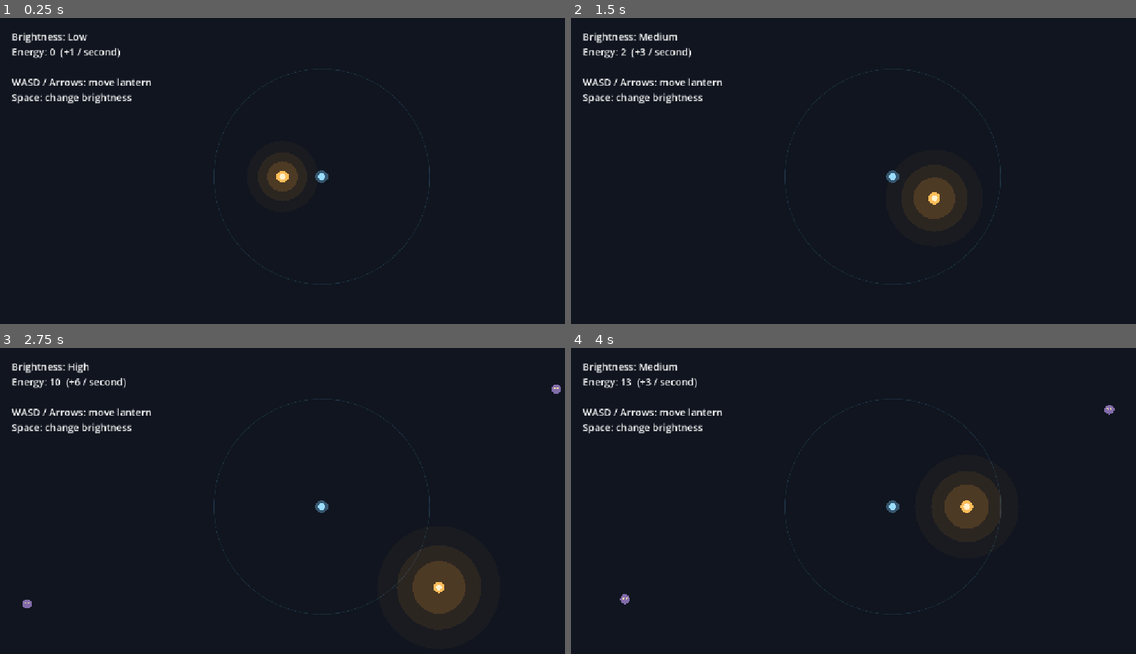
Above: before the commit, frames 1-4 (two rows, left to right).
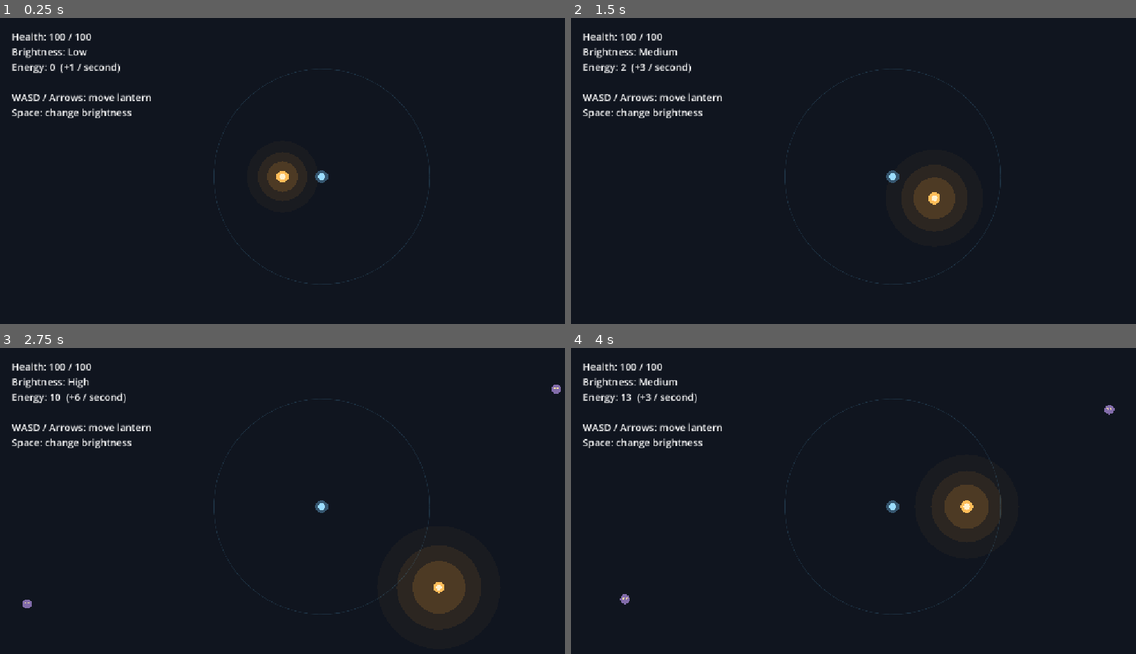
Above: after the commit, the same moments.

Repository: pelletiermaxime/little-last-light
Game: Godot game, scene res://main.tscn
Same seed, same stepped clock (60 frames per second), same inputs: the game is played once before the commit and once after it.
Inputs:
- Up to frame 1 (0.25 s): no input
- Up to frame 2 (1.5 s): tap Enter at 0.5 s; hold D (move_right) 0.53-1.28 s; tap R at 0.6, 1.35 s; tap Space at 0.77 s; hold S (move_down) from 1.28 s (still down)
- Up to frame 3 (2.75 s): tap Space at 1.52 s; release S (move_down) at 2.03 s; hold D (move_right) from 2.03 s (still down); tap R at 2.1 s
- Up to frame 4 (4 s): release D (move_right) at 2.78 s; hold W (move_up) 2.78-3.53 s; tap R at 2.85, 3.6 s; tap Space at 3.02, 3.77 s; hold A (move_left) from 3.53 s (still down)

The runs differ from the first frame. In frame 1, 1.8% of the frame differs, in the area x 2-27%, y 4-33%; in frame 2, 1.9%; in frame 3, 1.8%; in frame 4, 1.9%.

Commit message:
Add lantern health, defeat screen, and quick restart

Diff:
--- a/enemy.gd
+++ b/enemy.gd
@@ -1,6 +1,7 @@
 extends Node2D
 
 @export var speed: float = 45.0
+@export var contact_damage_per_second: float = 15.0
 
 var target: Node2D
 
@@ -16,8 +17,9 @@
 
 	var distance: float = global_position.distance_to(target.global_position)
 
-	# Stop at the edge of the lantern for now.
+	# Contact damage scales with time, so frame rate does not change its strength.
 	if distance <= 20.0:
+		target.take_damage(contact_damage_per_second * delta)
 		return
 
 	var step: float = minf(speed * delta, distance - 20.0)
--- a/lantern.gd
+++ b/lantern.gd
@@ -1,10 +1,16 @@
 extends Node2D
+
+signal died
 
 const BRIGHTNESS_NAMES: Array[String] = ["Low", "Medium", "High"]
 const ENERGY_RATES: Array[float] = [1.0, 3.0, 6.0]
 const LIGHT_SCALES: Array[float] = [1.0, 1.4, 1.9]
 
 @export var move_speed: float = 220.0
+@export var max_health: float = 100.0
+
+var health: float
+var hit_flash: float = 0.0
 
 var elapsed: float = 0.0
 var brightness: int = 0
@@ -14,6 +20,7 @@
 
 
 func _ready() -> void:
+	health = max_health
 	get_viewport().size_changed.connect(_keep_inside_viewport)
 	_center_in_viewport()
 
@@ -30,11 +37,23 @@
 
 
 func _process(delta: float) -> void:
+	hit_flash = maxf(0.0, hit_flash - delta)
 	elapsed += delta
 	energy += ENERGY_RATES[brightness] * delta
 
 	_update_status()
 	queue_redraw()
+
+
+func take_damage(amount: float) -> void:
+	if health <= 0.0 or amount <= 0.0:
+		return
+	health = maxf(0.0, health - amount)
+	hit_flash = 0.15
+	_update_status()
+	queue_redraw()
+	if health <= 0.0:
+		died.emit()
 
 
 func _physics_process(delta: float) -> void:
@@ -64,8 +83,10 @@
 
 func _update_status() -> void:
 	status_label.text = (
-		"Brightness: %s\nEnergy: %d  (+%.0f / second)\n\nWASD / Arrows: move lantern\nSpace: change brightness"
+		"Health: %d / %d\nBrightness: %s\nEnergy: %d  (+%.0f / second)\n\nWASD / Arrows: move lantern\nSpace: change brightness"
 		% [
+			int(ceil(health)),
+			int(max_health),
 			BRIGHTNESS_NAMES[brightness],
 			int(energy),
 			ENERGY_RATES[brightness],
@@ -83,3 +104,5 @@
 
 	draw_circle(Vector2.ZERO, 12.0 * pulse, Color("#ffbd59"))
 	draw_circle(Vector2.ZERO, 6.0 * pulse, Color("#fff2cf"))
+	if hit_flash > 0.0:
+		draw_arc(Vector2.ZERO, 18.0, 0.0, TAU, 32, Color("#ff6b6b"), 3.0, true)
--- a/main.gd
+++ b/main.gd
@@ -6,11 +6,65 @@
 @onready var lantern: Node2D = $Lantern
 
 var spawn_progress: float = 0.0
+var defeat_screen: Control
+var defeat_label: Label
+var restart_button: Button
 
 
 func _ready() -> void:
 	# Start beside the lantern, then stay here when the lantern moves.
 	$Turret.position = lantern.position + Vector2(80.0, 0.0)
+	lantern.died.connect(_on_lantern_died)
+	_create_defeat_screen()
+
+
+func _create_defeat_screen() -> void:
+	var layer := CanvasLayer.new()
+	layer.layer = 10
+	# Only this menu stays interactive when the game is paused.
+	layer.process_mode = Node.PROCESS_MODE_ALWAYS
+	add_child(layer)
+	defeat_screen = Control.new()
+	layer.add_child(defeat_screen)
+	defeat_screen.set_anchors_and_offsets_preset(Control.PRESET_FULL_RECT)
+	var shade := ColorRect.new()
+	shade.color = Color(0.02, 0.03, 0.05, 0.9)
+	defeat_screen.add_child(shade)
+	shade.set_anchors_and_offsets_preset(Control.PRESET_FULL_RECT)
+	var center := CenterContainer.new()
+	defeat_screen.add_child(center)
+	center.set_anchors_and_offsets_preset(Control.PRESET_FULL_RECT)
+	var column := VBoxContainer.new()
+	column.add_theme_constant_override("separation", 24)
+	center.add_child(column)
+	defeat_label = Label.new()
+	defeat_label.horizontal_alignment = HORIZONTAL_ALIGNMENT_CENTER
+	defeat_label.add_theme_font_size_override("font_size", 28)
+	column.add_child(defeat_label)
+	restart_button = Button.new()
+	restart_button.text = "Try again (R)"
+	restart_button.custom_minimum_size = Vector2(240, 52)
+	restart_button.add_theme_font_size_override("font_size", 22)
+	var key := InputEventKey.new()
+	key.physical_keycode = KEY_R
+	restart_button.shortcut = Shortcut.new()
+	restart_button.shortcut.events = [key]
+	restart_button.pressed.connect(_restart_run)
+	column.add_child(restart_button)
+	defeat_screen.hide()
+
+
+func _on_lantern_died() -> void:
+	defeat_label.text = "The light went out\n\nSurvived %d seconds" % int(lantern.elapsed)
+	defeat_screen.show()
+	restart_button.grab_focus()
+	get_tree().paused = true
+
+
+func _restart_run() -> void:
+	# Reloading creates fresh health, energy, enemies, and turret cooldowns.
+	get_tree().paused = false
+	get_tree().reload_current_scene()
 
 
 func _process(delta: float) -> void:
--- /dev/null
+++ b/tests/check_health.gd
@@ -0,0 +1,48 @@
+extends SceneTree
+
+var deaths: int = 0
+
+func _initialize() -> void:
+	call_deferred("check")
+
+func check() -> void:
+	change_scene_to_file("res://main.tscn")
+	await process_frame
+	var scene = current_scene
+	var lantern = scene.get_node("Lantern")
+	scene.set_process(false)
+	lantern.set_process(false)
+	scene.get_node("Turret").set_process(false)
+	lantern.died.connect(func(): deaths += 1)
+	scene._spawn_enemy()
+	var enemy = get_nodes_in_group("enemies")[0]
+	enemy.set_process(false)
+	enemy.global_position = lantern.global_position + Vector2(100, 0)
+	enemy._process(1.0)
+	assert(lantern.health == 100.0, "No damage outside contact range")
+	enemy.global_position = lantern.global_position
+	enemy._process(0.5)
+	assert(lantern.health == 92.5, "Contact damage uses elapsed time")
+	lantern.take_damage(-10)
+	assert(lantern.health == 92.5, "Negative damage ignored")
+	lantern.set_process(true)
+	scene.set_process(true)
+	lantern.take_damage(1000)
+	lantern.take_damage(1000)
+	assert(lantern.health == 0 and deaths == 1, "Death emits once and health clamps")
+	assert(paused and scene.defeat_screen.visible, "Death pauses and shows menu")
+	assert(scene.restart_button.can_process(), "Restart works while paused")
+	var energy: float = lantern.energy
+	var progress: float = scene.spawn_progress
+	await process_frame
+	await process_frame
+	assert(lantern.energy == energy and scene.spawn_progress == progress, "Run freezes")
+	scene.restart_button.pressed.emit()
+	await process_frame
+	await process_frame
+	assert(not paused and current_scene != scene, "Restart replaces scene and unpauses")
+	assert(current_scene.lantern.health == 100.0, "Restart restores health")
+	assert(current_scene.lantern.energy < 1.0 and get_nodes_in_group("enemies").is_empty(), "Fresh run state")
+	assert(not current_scene.defeat_screen.visible, "Defeat menu is hidden again")
+	print("PASS: contact damage, death, paused run, interactive restart, fresh scene")
+	quit()
Not shown, changed: README.md
Not shown, added: docs/milestone-2.md
